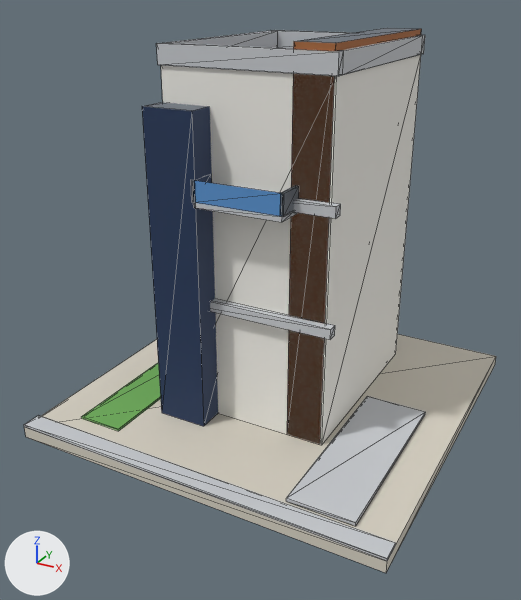
Renders of the glTF model public/models/v2/03_lod1.glb from each side of a commit.
Camera for both pictures: a 50 mm camera at (0.786, -1.545, 1.055) aimed at (-0.017, -0.085, 0.325). The axes (+X, +Y, +Z) are drawn at lower left. The lights are the same throughout. The older version comes first. Mesh edges are drawn as thin lines. Vertices at exactly the same position are counted once.

The older version as bpy lines, for what is in view:
```python
ob_b03_v2_lod1 = bpy.data.objects.new('b03_v2_lod1', me_b03_v2_lod1)
ob_b03_v2_lod1.location = (0.0, 0.0, 0.0)
```
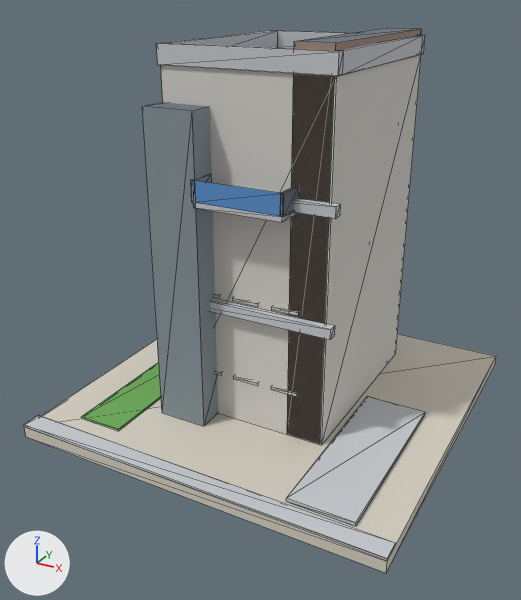
Where the change shows, as pixel boxes (x1, y1, x2, y2) in the pictures (521 x 600 px):
'b03_v2_lod1', surface changed, reshaped
    both: (24, 28, 496, 573)
part 1 of me_b03_v2_lod1, built on (mostly hidden)
    after: (214, 294, 299, 396)

What changed in the scene script:
```text
Change mat_wall_white:
    where n2 = _N.new('ShaderNodeMix'); n2.name = 'Mix'
    n2.inputs[7].default_value: (0.896, 0.88, 0.823, 1.0) -> (0.68, 0.658, 0.617, 1.0)  # 'B', white #f3f1ea -> 'B', light grey #d7d4ce
Change mat_wall_navy:
    where n2 = _N.new('ShaderNodeMix'); n2.name = 'Mix'
    n2.inputs[7].default_value: (0.0137, 0.0356, 0.0976, 1.0) -> (0.238, 0.292, 0.319, 1.0)  # 'B', dark blue #1f3558 -> 'B', grey #869399
Change mat_wall_wood:
    where n2 = _N.new('ShaderNodeMix'); n2.name = 'Mix'
    n2.inputs[7].default_value: (0.392, 0.138, 0.0423, 1.0) -> (0.342, 0.25, 0.209, 1.0)  # 'B', brown #a8683a -> 'B', brown #9e897e
Add mat_white:
    mat_white = bpy.data.materials.new('white')
    # nodes: BsdfPrincipled, Mix, OutputMaterial, VertexColor
    # colours: light grey #cecbc4, mixed with the vertex colours
Add mat_glow_window_res:
    mat_glow_window_res = bpy.data.materials.new('glow_window_res')
    # nodes: BsdfPrincipled, Mix, OutputMaterial, VertexColor
    # colours: blue #3d5a82, mixed with the vertex colours
Change me_b03_v2_lod1:
    used by ob_b03_v2_lod1; location = (0.0, 0.0, 0.0)
    remove me_b03_v2_lod1.from_pydata(...)  # 156 vertices, 180 faces; spans x -0.48..0.48, y -0.48..0.48, z 0.0..0.95
    add me_b03_v2_lod1.from_pydata(...)  # 210 vertices, 216 faces; spans x -0.48..0.48, y -0.48..0.48, z 0.0..0.95
    me_b03_v2_lod1 part 1
    2 vertices are removed from x 0.062..0.138, y -0.183, z 0.548
    2 faces are deleted
    30 vertices move from x -0.138..0.138, y -0.183, z 0.132..0.808 to x -0.132..0.132, y -0.183, z 0.155..0.826
    33 vertices are added at x -0.141..0.132, y -0.193..-0.183, z 0.148..0.826
    27 new vertices lie (0.07, 0.0, 0.0) away from vertices in x -0.141..0.071, y -0.193..-0.183, z 0.148..0.629
    4 new faces join them, mat_glow_window_res
    36 new faces join them, mat_white
    other edits to the shape of me_b03_v2_lod1 do not show in these pictures
    remove me_b03_v2_lod1.materials.append(mat_glow_window)
    remove me_b03_v2_lod1.materials.append(mat_glass_dark)
    add me_b03_v2_lod1.materials.append(mat_glow_window_res)
    add me_b03_v2_lod1.materials.append(mat_white)
```
